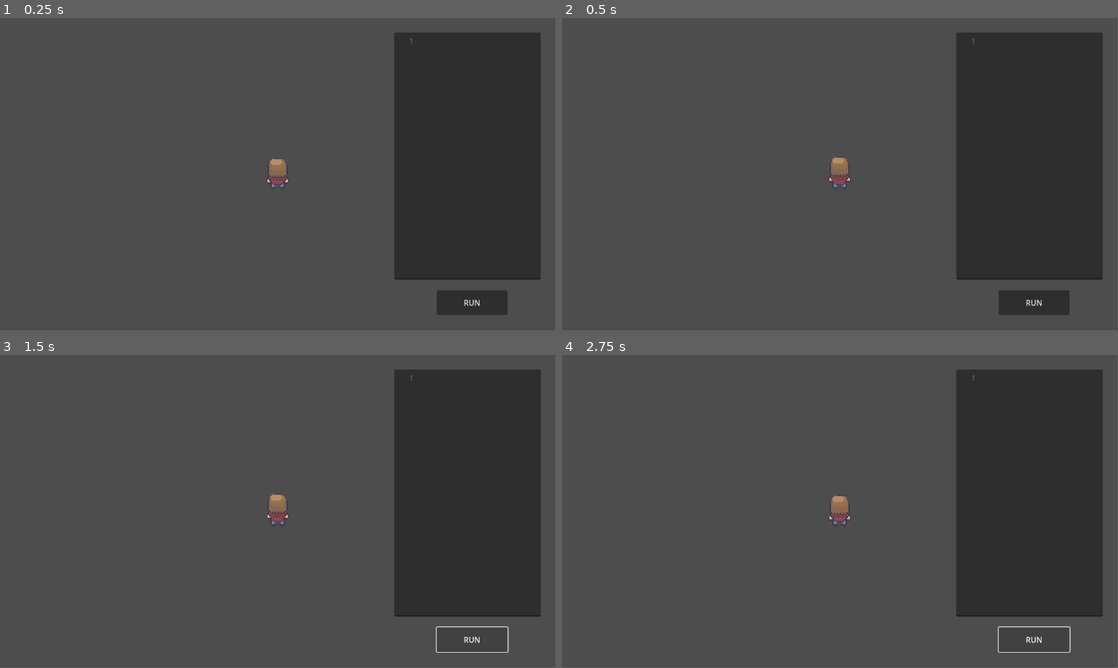
Above: before the commit, frames 1-4 (two rows, left to right).
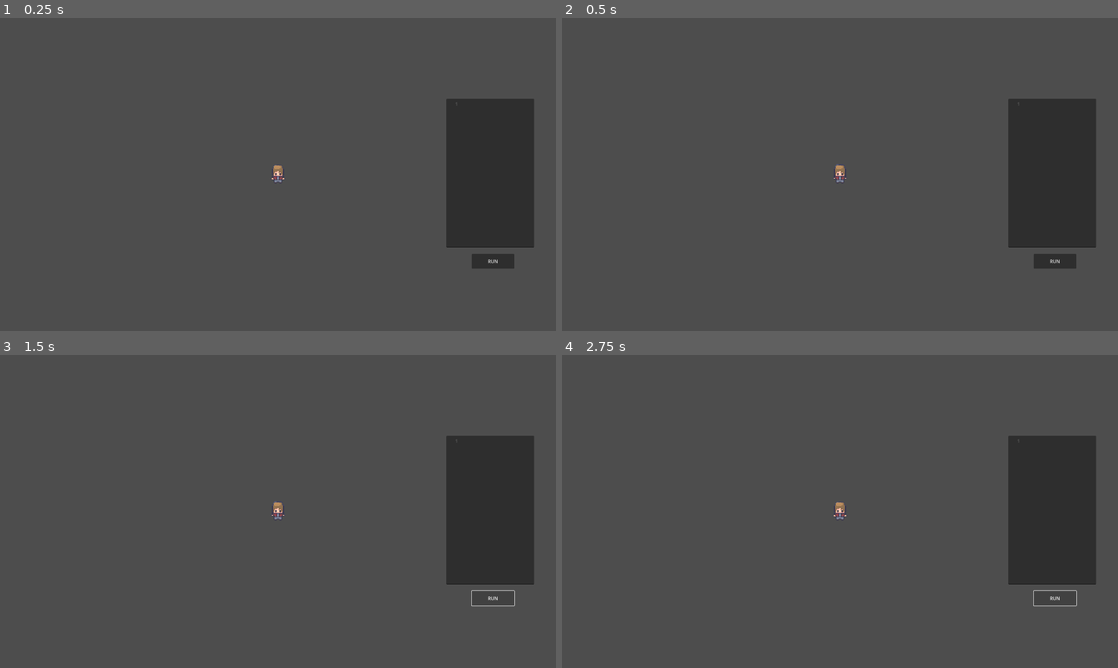
Above: after the commit, the same moments.

Repository: gamedev-ristek/OH-Game
Game: Godot game, scene res://scenes/level/level_1.tscn
The game is run twice, just before and just after one commit, with the same random seed, the same clock (stepped at 60 frames per second) and the same inputs.
Inputs:
- Up to frame 1 (0.25 s): no input
- Up to frame 2 (0.5 s): no input
- Up to frame 3 (1.5 s): click "RUN" at 0.5 s; click "RUN" at 1.25 s
- Up to frame 4 (2.75 s): click "RUN" at 2 s
In our replay, the window is 799x449 before the commit and 800x450 after it. These sizes can differ from the game's own. Grey fills any space a smaller window leaves; there, only what the larger window draws over its background counts as a difference.

The runs differ from the first frame. In frame 1, 14% of the frame differs, in the area x 48-98%, y 4-95%; in frame 2, 14%; in frame 3, 13%; in frame 4, 13%.

Commit message:
feat: character customization

Diff:
--- a/project.godot
+++ b/project.godot
@@ -12,5 +12,15 @@
 
 config/name="OH"
 run/main_scene="uid://3bjtrfkli16r"
-config/features=PackedStringArray("4.4", "Forward Plus")
+config/features=PackedStringArray("4.5", "Forward Plus")
 config/icon="res://icon.svg"
+
+[autoload]
+
+CharacterInformation="*res://scripts/global/character_information.gd"
+
+[display]
+
+window/size/viewport_width=1920
+window/size/viewport_height=1080
+window/stretch/mode="viewport"
--- /dev/null
+++ b/scenes/character_customization/change_character.tscn
@@ -0,0 +1,115 @@
+[gd_scene load_steps=3 format=3 uid="uid://dj4k52f25351g"]
+
+[ext_resource type="PackedScene" uid="uid://bywnjkjonysu8" path="res://scenes/player.tscn" id="1_5jvha"]
+[ext_resource type="Script" uid="uid://bmbr1jdogkynk" path="res://scripts/change_character.gd" id="1_g70dw"]
+
+[node name="Control" type="Control"]
+layout_mode = 3
+anchors_preset = 15
+anchor_right = 1.0
+anchor_bottom = 1.0
+grow_horizontal = 2
+grow_vertical = 2
+script = ExtResource("1_g70dw")
+
+[node name="Panel" type="Panel" parent="."]
+layout_mode = 1
+anchors_preset = -1
+anchor_left = 0.33
+anchor_top = 0.12100001
+anchor_right = 0.67
+anchor_bottom = 0.87900007
+offset_left = -0.6000366
+offset_top = 0.31999207
+offset_right = 0.5999756
+offset_bottom = -0.32006836
+grow_horizontal = 2
+grow_vertical = 2
+
+[node name="HBoxContainer" type="HBoxContainer" parent="Panel"]
+layout_mode = 1
+anchors_preset = -1
+anchor_left = 0.5
+anchor_top = 0.065000005
+anchor_right = 0.5
+anchor_bottom = 0.065000005
+offset_left = -327.0
+offset_top = 0.011993408
+offset_right = 327.0
+offset_bottom = 124.801994
+theme_override_constants/separation = 117
+alignment = 1
+
+[node name="MaleButton" type="Button" parent="Panel/HBoxContainer"]
+layout_mode = 2
+size_flags_horizontal = 3
+text = "♂️"
+
+[node name="FemaleButton" type="Button" parent="Panel/HBoxContainer"]
+layout_mode = 2
+size_flags_horizontal = 3
+text = "♀️"
+
+[node name="PandaButton" type="Button" parent="Panel/HBoxContainer"]
+layout_mode = 2
+size_flags_horizontal = 3
+text = "🐼"
+
+[node name="HBoxContainer2" type="HBoxContainer" parent="Panel"]
+clip_contents = true
+layout_mode = 1
+anchors_preset = -1
+anchor_left = 0.5
+anchor_top = 0.30900002
+anchor_right = 0.5
+anchor_bottom = 0.30900002
+offset_left = -328.0
+offset_top = 0.23799133
+offset_right = 326.0
+offset_bottom = 400.23798
+grow_horizontal = 0
+theme_override_constants/separation = -21
+
+[node name="Outfit_Left" type="Button" parent="Panel/HBoxContainer2"]
+layout_mode = 2
+size_flags_horizontal = 6
+size_flags_vertical = 4
+text = "<"
+
+[node name="Char_Container" type="PanelContainer" parent="Panel/HBoxContainer2"]
+clip_contents = true
+custom_minimum_size = Vector2(300, 400)
+layout_mode = 2
+size_flags_horizontal = 6
+size_flags_vertical = 4
+
+[node name="Player" parent="Panel/HBoxContainer2/Char_Container" instance=ExtResource("1_5jvha")]
+position = Vector2(149.99998, 206.99998)
+scale = Vector2(10, 10)
+
+[node name="Outfit_Right" type="Button" parent="Panel/HBoxContainer2"]
+layout_mode = 2
+size_flags_horizontal = 6
+size_flags_vertical = 4
+text = ">"
+
+[node name="Start" type="Button" parent="Panel"]
+layout_mode = 1
+anchors_preset = -1
+anchor_left = 0.5
+anchor_top = 0.87700003
+anchor_right = 0.5
+anchor_bottom = 0.87700003
+offset_left = -150.0
+offset_top = -0.38604736
+offset_right = 150.0
+offset_bottom = 76.61395
+grow_horizontal = 2
+grow_vertical = 0
+
+[connection signal="pressed" from="Panel/HBoxContainer/MaleButton" to="." method="_on_male_button_pressed"]
+[connection signal="pressed" from="Panel/HBoxContainer/FemaleButton" to="." method="_on_female_button_pressed"]
+[connection signal="pressed" from="Panel/HBoxContainer/PandaButton" to="." method="_on_panda_button_pressed"]
+[connection signal="pressed" from="Panel/HBoxContainer2/Outfit_Left" to="." method="_on_outfit_left_pressed"]
+[connection signal="pressed" from="Panel/HBoxContainer2/Outfit_Right" to="." method="_on_outfit_right_pressed"]
+[connection signal="pressed" from="Panel/Start" to="." method="_on_start_pressed"]
--- a/scenes/level/level_1.tscn
+++ b/scenes/level/level_1.tscn
@@ -12,6 +12,6 @@
 position = Vector2(0, 1)
 
 [node name="CodeEditor" parent="." instance=ExtResource("1_cfjva")]
-position = Vector2(398, -33)
+position = Vector2(737, 0)
 
 [node name="Marks" type="Node2D" parent="."]
--- a/scenes/player.tscn
+++ b/scenes/player.tscn
@@ -1,8 +1,10 @@
-[gd_scene load_steps=54 format=3 uid="uid://bywnjkjonysu8"]
+[gd_scene load_steps=56 format=3 uid="uid://bywnjkjonysu8"]
 
 [ext_resource type="Script" uid="uid://d50thx5es5ms" path="res://scripts/player.gd" id="1_g2els"]
 [ext_resource type="PackedScene" uid="uid://da3p0h7t36he4" path="res://scenes/mark.tscn" id="2_dqkch"]
 [ext_resource type="Texture2D" uid="uid://dtmx50dr0j6bm" path="res://assets/tempassets/Alex_16x16.png" id="2_qhqgy"]
+[ext_resource type="Texture2D" uid="uid://30yu5kl40dca" path="res://assets/tempassets/Outfit/Outfit_1.png" id="4_dqkch"]
+[ext_resource type="Texture2D" uid="uid://cujowj3sdjsde" path="res://assets/tempassets/Type/Male.png" id="5_qlg0r"]
 
 [sub_resource type="AtlasTexture" id="AtlasTexture_dqkch"]
 atlas = ExtResource("2_qhqgy")
@@ -395,15 +397,27 @@
 [node name="AnimatedSprite2D" type="AnimatedSprite2D" parent="."]
 texture_filter = 1
 sprite_frames = SubResource("SpriteFrames_sc3ue")
-animation = &"idle_up"
-autoplay = "idle_up"
-frame_progress = 0.351123
+animation = &"idle_down"
+autoplay = "idle_down"
 offset = Vector2(0, -5)
 
 [node name="CollisionShape2D" type="CollisionShape2D" parent="."]
+visible = false
 position = Vector2(0, 0.5)
 shape = SubResource("RectangleShape2D_g2els")
 
 [node name="Timer" type="Timer" parent="."]
 wait_time = 100.0
 one_shot = true
+
+[node name="Customizable" type="Node2D" parent="."]
+
+[node name="Outfit" type="Sprite2D" parent="Customizable"]
+texture_filter = 1
+position = Vector2(0, 2)
+texture = ExtResource("4_dqkch")
+
+[node name="Type" type="Sprite2D" parent="Customizable"]
+texture_filter = 1
+position = Vector2(0, 2)
+texture = ExtResource("5_qlg0r")
--- /dev/null
+++ b/scripts/change_character.gd
@@ -0,0 +1,23 @@
+extends Control
+
+# Called when the node enters the scene tree for the first time.
+func _ready() -> void:
+	pass # Replace with function body.
+
+func _on_outfit_left_pressed() -> void:
+	CharacterInformation.update_outfit(CharacterInformation.outfit_index-1)
+
+func _on_outfit_right_pressed() -> void:
+	CharacterInformation.update_outfit(CharacterInformation.outfit_index+1)
+
+func _on_start_pressed() -> void:
+	get_tree().change_scene_to_file("res://scenes/level/level_1.tscn")
+
+func _on_male_button_pressed() -> void:
+	CharacterInformation.update_type("male")
+
+func _on_female_button_pressed() -> void:
+	CharacterInformation.update_type("female")
+
+func _on_panda_button_pressed() -> void:
+	CharacterInformation.update_type("panda")
--- /dev/null
+++ b/scripts/global/character_information.gd
@@ -0,0 +1,31 @@
+extends Node
+
+var outfit_list:Array = [preload("uid://30yu5kl40dca"),preload("uid://c6vhir17mq3bj"),preload("uid://nnsvxw516ye0")]
+var outfit_index:int = 0
+var outfit:Texture2D = outfit_list[outfit_index]
+var type_dict:Dictionary = {
+	"male" : preload("uid://cujowj3sdjsde"),
+	"female" : preload("uid://denfiqosvtsu5"),
+	"panda" : preload("uid://cmfj1ojjrhob6")
+}
+var type:Texture2D = type_dict["male"]
+
+signal outfit_updated
+signal type_updated
+
+func update_outfit(index:int) :
+	var size:int = outfit_list.size()
+
+	if (index >= size) :
+		outfit_index = 0
+	elif (index < 0) :
+		outfit_index = size-1
+	else :
+		outfit_index = index
+
+	outfit = outfit_list[outfit_index]
+	outfit_updated.emit()
+
+func update_type(input:String) :
+	type = type_dict[input]
+	type_updated.emit()
--- a/scripts/player.gd
+++ b/scripts/player.gd
@@ -1,6 +1,8 @@
 extends CharacterBody2D
 
 @onready var sprite: AnimatedSprite2D = $AnimatedSprite2D
+@onready var outfit: Sprite2D = $Customizable/Outfit
+@onready var type: Sprite2D = $Customizable/Type
 @onready var timer: Timer = $Timer
 @export var code_editor : Node2D
 @export var mark_scene : PackedScene
@@ -8,7 +10,7 @@
 enum DIRECTION {LEFT, RIGHT, UP, DOWN}
 
 var reset_pos
-var direction = DIRECTION.UP
+var direction = DIRECTION.DOWN
 var is_moving = false
 var target_pos = Vector2.ZERO
 
@@ -48,6 +50,13 @@
 
 func _ready() -> void:
 	reset_pos = global_position
+
+	outfit.texture = CharacterInformation.outfit
+	CharacterInformation.outfit_updated.connect(_update_outfit)
+
+	type.texture = CharacterInformation.type
+	CharacterInformation.type_updated.connect(_update_type)
+
 
 func _process(delta: float) -> void:
 	if is_moving and global_position.distance_to(target_pos) < 1:
@@ -91,3 +100,9 @@
 	var marks = get_parent().find_child("Marks")
 	for mark in marks.get_children():
 		mark.queue_free()
+
+func _update_outfit() :
+	outfit.texture = CharacterInformation.outfit
+
+func _update_type() :
+	type.texture = CharacterInformation.type
Binary file added: assets/tempassets/Outfit/Outfit_1.png
Not shown, added: assets/tempassets/Outfit/Outfit_1.png.import
Binary file added: assets/tempassets/Outfit/Outfit_2.png
Not shown, added: assets/tempassets/Outfit/Outfit_2.png.import
Binary file added: assets/tempassets/Outfit/Outfit_3.png
Not shown, added: assets/tempassets/Outfit/Outfit_3.png.import
Binary file added: assets/tempassets/Type/Female.png
Not shown, added: assets/tempassets/Type/Female.png.import
Binary file added: assets/tempassets/Type/Male.png
Not shown, added: assets/tempassets/Type/Male.png.import
Binary file added: assets/tempassets/Type/Panda.png
Not shown, added: assets/tempassets/Type/Panda.png.import
(and 2 more such lines)
